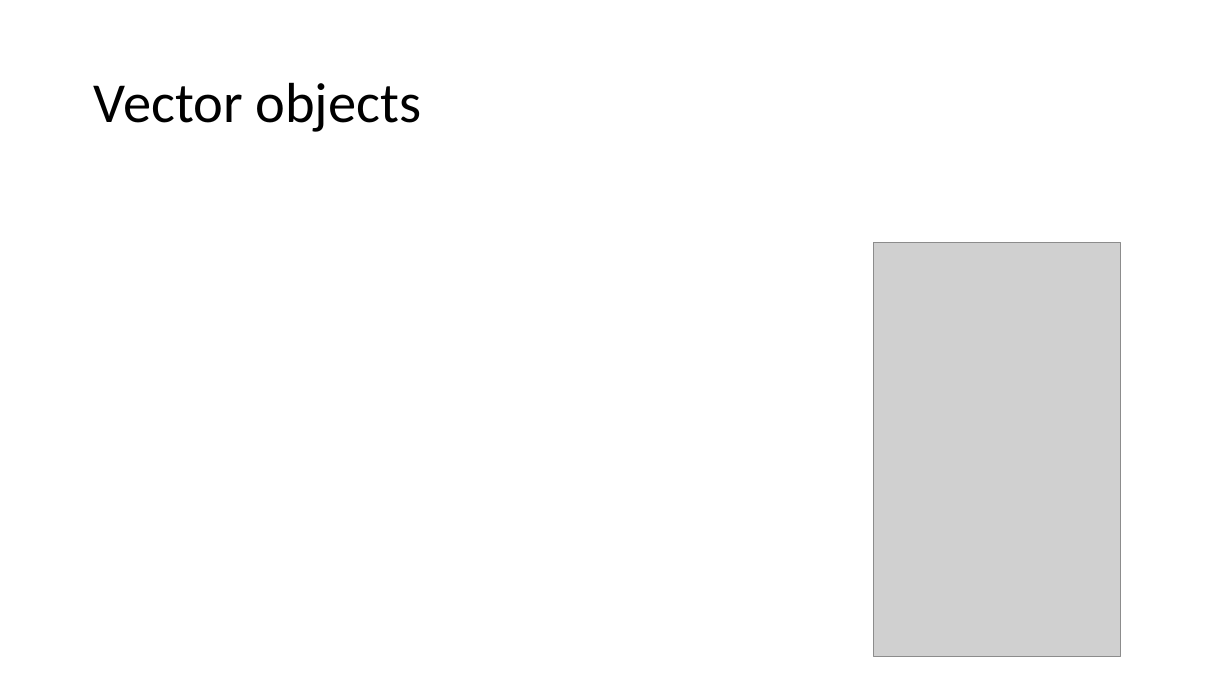
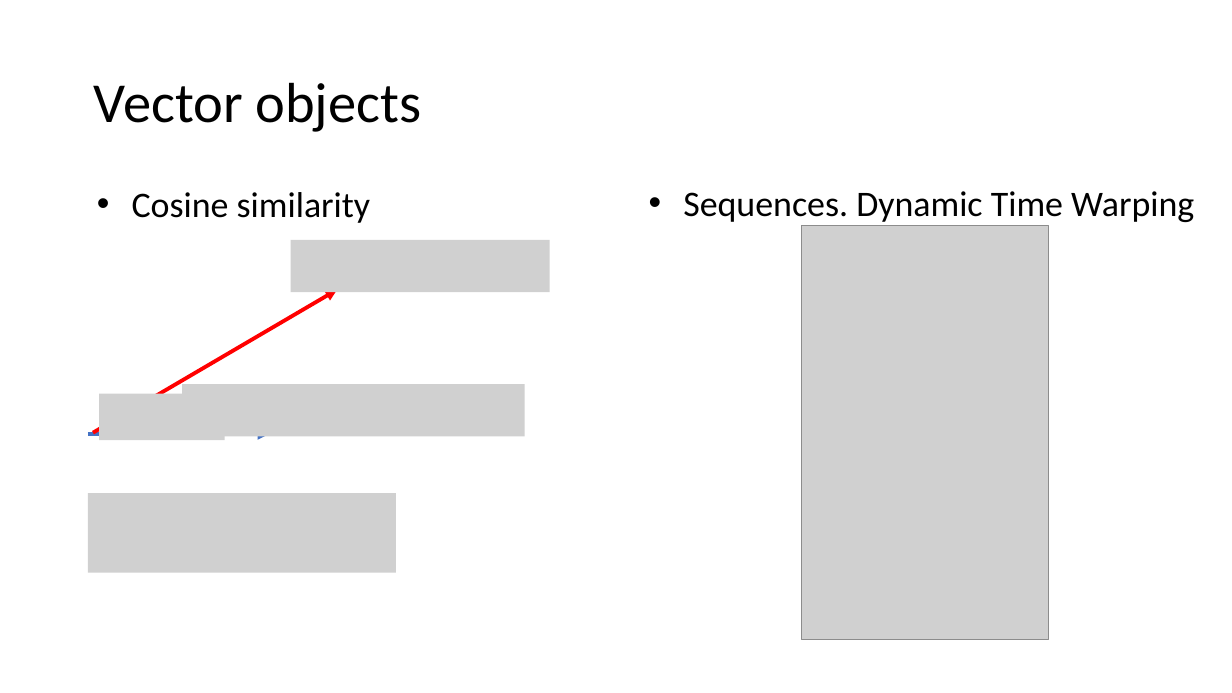
Before and after one commit to mathphysmx/teaching-ml, a slide deck: slide 27 of slides/05_ML_DataTypes.pptx (slide 23 before the commit). Drawn at 1232x693 pixels with LibreOffice and Linux fonts; fonts in the diff are those of the drawing; grey boxes stand for pictures. Boxes give left, top, right and bottom in pixels: in the first picture for what was removed or moved away, otherwise in the second. Text is boxed around its words. In the diff, an @@ line names an element or a change of style, - is before the commit and + after.

```diff
--- a/slides/05_ML_DataTypes.pptx
+++ b/slides/05_ML_DataTypes.pptx
@@ text added at box(132, 192, 371, 223), 28 pt, text #000000 @@
+• Cosine similarity
@@ text added at box(683, 191, 1194, 226), 28 pt, text #000000 @@
+• Sequences. Dynamic Time Warping
@@ picture: place and size @@
-picture at box(874, 243, 1121, 657)
+picture at box(802, 226, 1049, 640)
@@ picture added at box(291, 240, 550, 292) @@
@@ arrow added from (93, 433) to (337, 290), #FF0000 3 pt @@
@@ picture added at box(182, 384, 525, 436) @@
@@ picture added at box(99, 394, 225, 440) @@
@@ arrow added from (88, 434) to (269, 434), #4472C4 3 pt @@
@@ picture added at box(88, 494, 396, 573) @@
```
Also in this commit, not shown: 5 other slides changed, 4 slides added, 12 other files.
